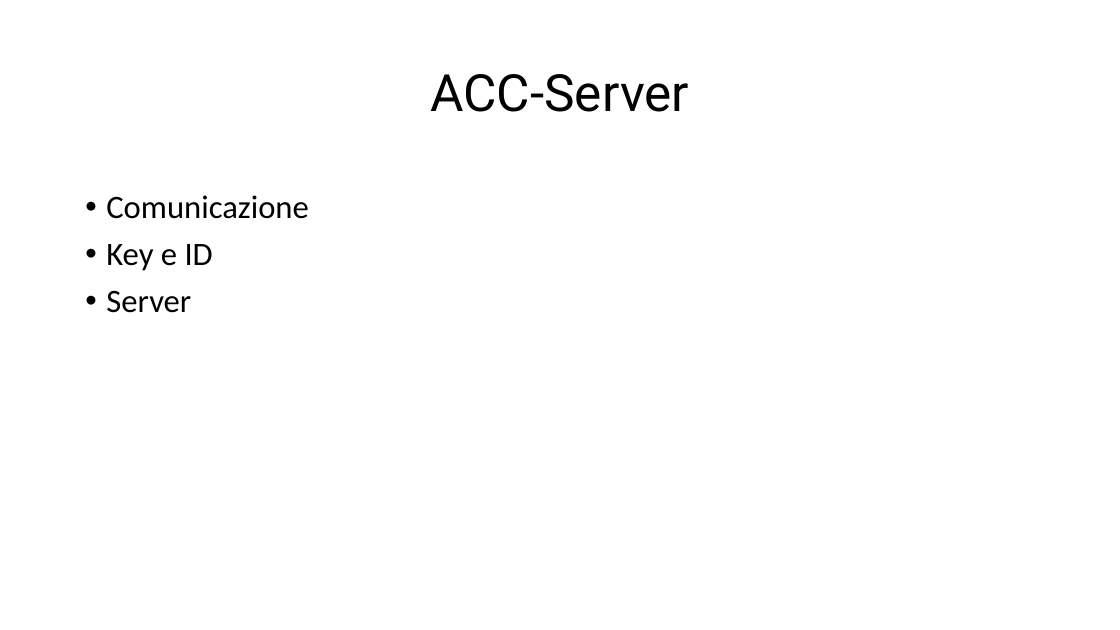
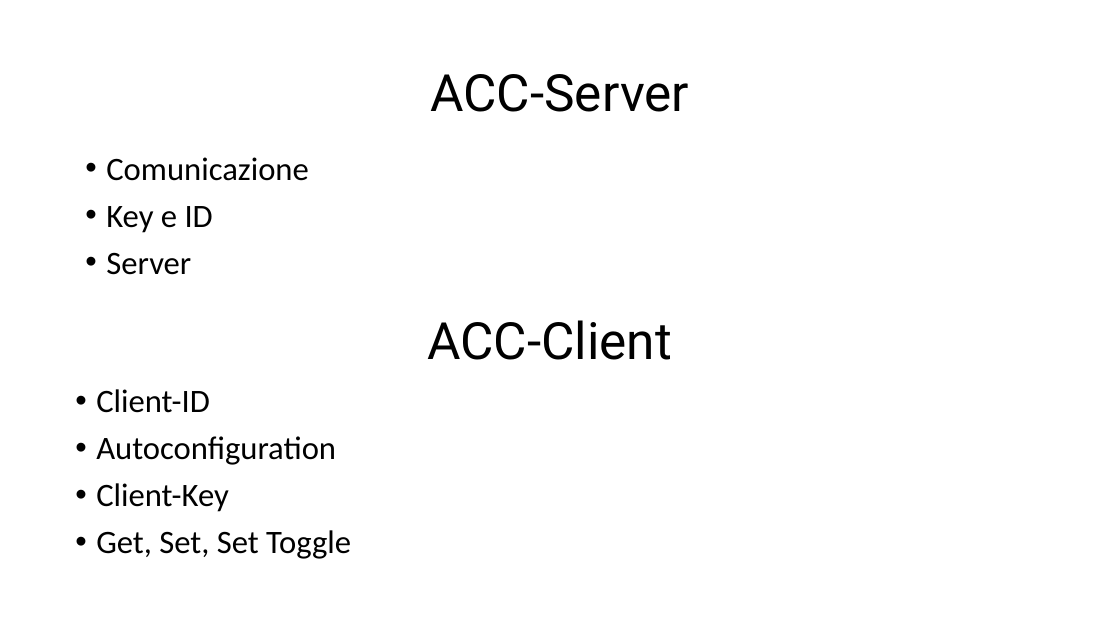
Before and after one commit to giuliobosco/domotics, a slide deck: slide 11 of consegna/Presentazione_ProgettoDomotica_Ruberto_Bosco_Gübli.pptx (slide 9 before the commit). Drawn at 1120x630 pixels with LibreOffice and Linux fonts; fonts in the diff are those of the drawing. Boxes give left, top, right and bottom in pixels: in the first picture for what was removed or moved away, otherwise in the second. Text is boxed around its words. In the diff, an @@ line names an element or a change of style, - is before the commit and + after.

```diff
--- a/consegna/Presentazione_ProgettoDomotica_Ruberto_Bosco_Gübli.pptx
+++ b/consegna/Presentazione_ProgettoDomotica_Ruberto_Bosco_Gübli.pptx
@@ text "Comunicazione": place and size @@
-text "Comunicazione" at (106,195,308,313)
+text "Comunicazione" at (106,157,308,275)
@@ text added at (427,320,672,360), 44 pt, text #000000 @@
+ACC-Client
@@ text added at (96,389,351,559), 28 pt, text #000000 @@
+• Client-ID
+• Autoconfiguration
+• Client-Key
+• Get, Set, Set Toggle
```
Also in this commit, not shown: 1 slide added, 2 slides removed.
